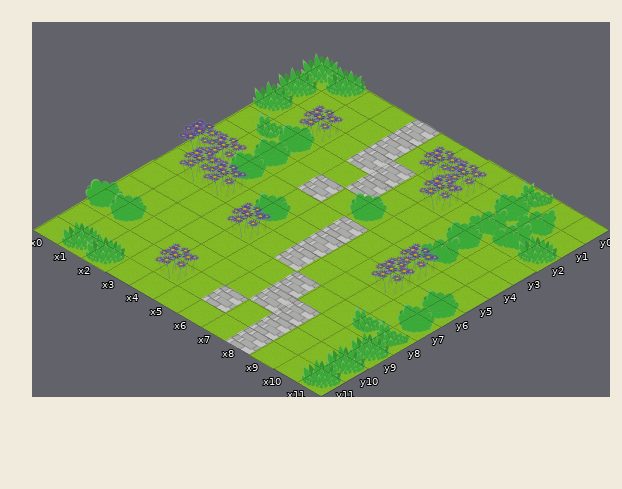
Two versions of a level (Tiled map, Resources/tilemaps/tilemapHD.tmx). Above is the file before it was changed.
Cells are 386x223 px. Isometric: x runs down to the right, y down to the left. Shown: x 0..11, y 0..11.
Now the later version:
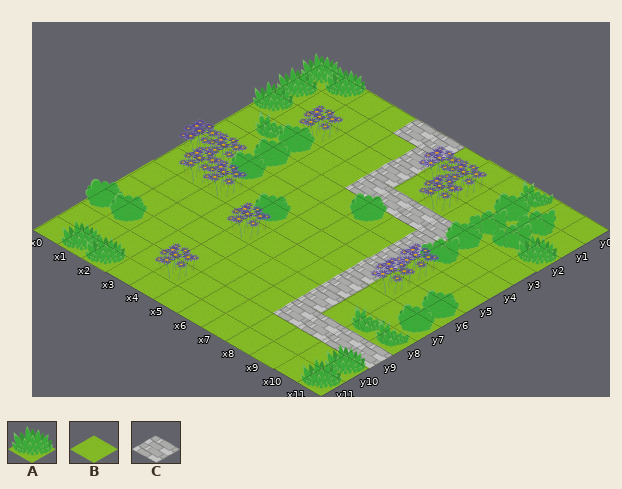
Key: from "tilesetHD": A 4, B 5, C 6.
_ is an empty cell.
Tiles replaced or removed in this view: A, C.
The edit:
Changed rows in their new state; . is an unchanged cell.
Layer "background":
first column x 4:
 0 B....
 1 B....
 2 BB...
 3 .B...
 4 B....
 5 ..B..
 6 ..B..
 7 ..B..
 8 ...B.
 9 ...BB
10 ..B.B
11 ....B
Layer "objects":
first column x 4:
 0 CC......
 1 .C......
 2 .C......
 3 .CCCC...
 4 ....C...
 5 ....C...
 6 ....C...
 7 ....C...
 8 ....C...
 9 ....CCCC
